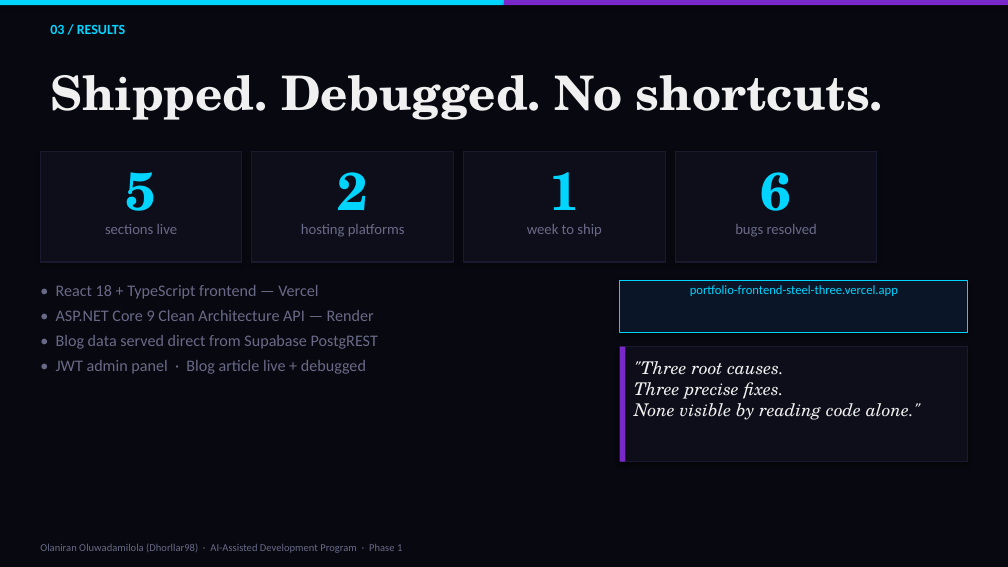
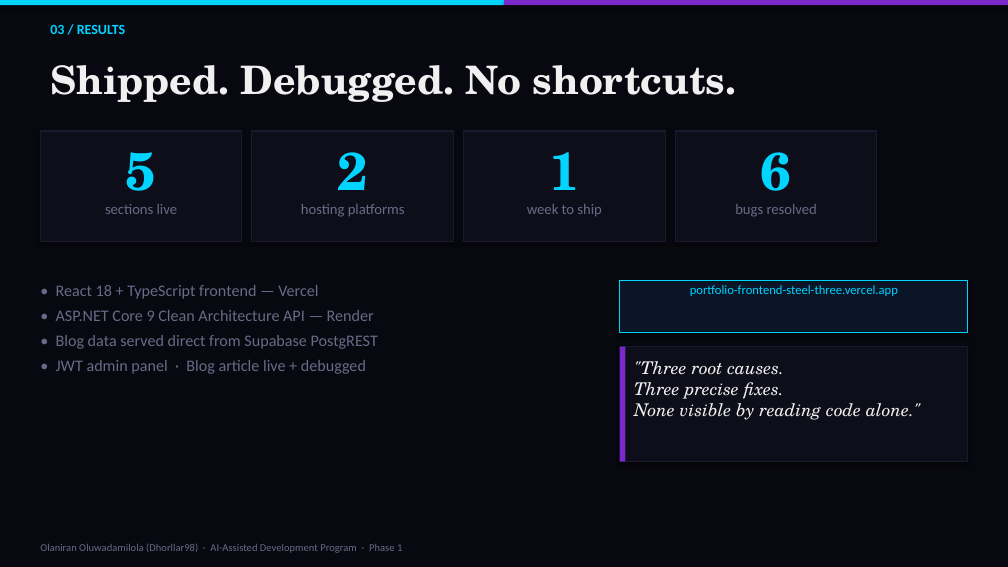
Before and after one commit to Dhorllar98/personal-portfolio, a slide deck: slide 3 of docs/task01-presentation.pptx. Drawn at 1008x567 pixels with LibreOffice and Linux fonts; fonts in the diff are those of the drawing. Boxes give left, top, right and bottom in pixels: in the first picture for what was removed or moved away, otherwise in the second. Text is boxed around its words. In the diff, an @@ line names an element or a change of style, - is before the commit and + after.

```diff
--- a/docs/task01-presentation.pptx
+++ b/docs/task01-presentation.pptx
@@ text "Shipped. Debugged. No shortcuts.": place and size @@
-text "Shipped. Debugged. No shortcuts." at box(50, 75, 883, 120)
+text "Shipped. Debugged. No shortcuts." at box(50, 65, 737, 102)
@@ text "Shipped. Debugged. No shortcuts." at box(50, 65, 737, 102): size 34 to 28 pt @@
@@ 8 texts, 4 rectangles: place and size @@
-8 texts, 4 rectangles at box(40, 151, 877, 262)
+8 texts, 4 rectangles at box(40, 131, 877, 242)
```
